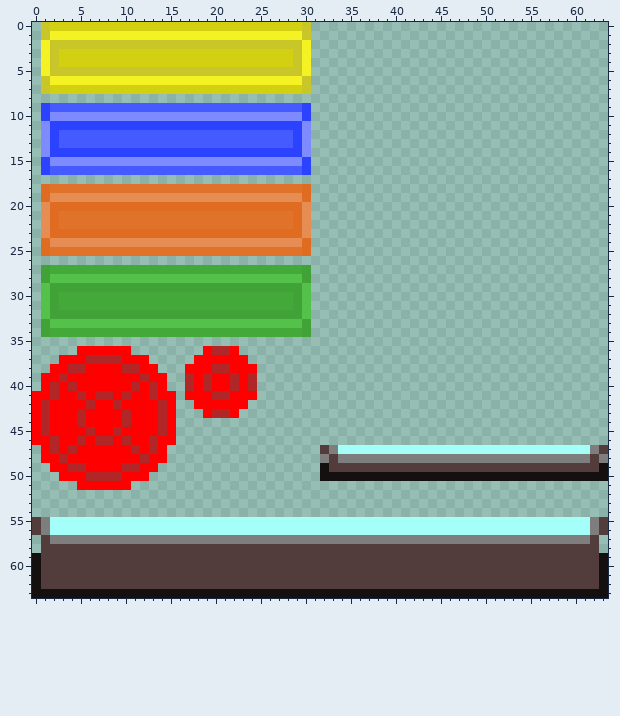
Two states of a pixel-art sprite, Breakout/images/breakouttextures.png. Above: the version before the commit.
The file is 64x64 pixels.
The result:
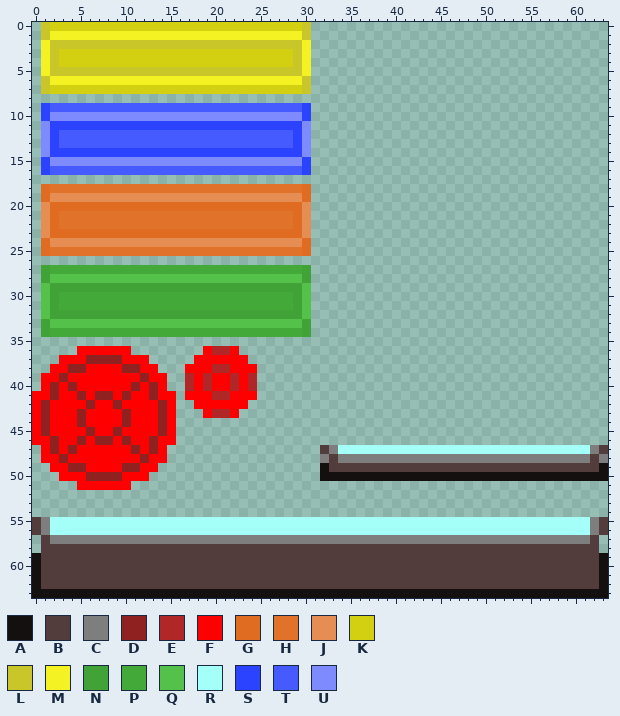
Palette (. is transparent): A #141010  B #523c3c  C #7e7e7e  D #8f2121  E #b12626  F #ff0000  G #df6c20  H #e1722a  J #e68d53  K #d2d010  L #c8c628  M #f4f222  N #40a237  P #43aa39  Q #54c14a  R #a4fff8  S #2b42ff  T #465bff  U #7d8bff
The exact change:
{"y":37,"x":6,"old":"EEEE","new":"DDDD"}
{"y":38,"x":4,"old":"EE","new":"DD"}
{"y":38,"x":10,"old":"EE","new":"DD"}
{"y":39,"x":3,"old":"E","new":"D"}
{"y":39,"x":12,"old":"E","new":"D"}
{"y":40,"x":2,"old":"E","new":"D"}
{"y":40,"x":4,"old":"E","new":"D"}
{"y":40,"x":11,"old":"E","new":"D"}
{"y":40,"x":13,"old":"E","new":"D"}
{"y":41,"x":2,"old":"E","new":"D"}
{"y":41,"x":5,"old":"E","new":"D"}
{"y":41,"x":7,"old":"EE","new":"DD"}
{"y":41,"x":10,"old":"E","new":"D"}
{"y":41,"x":13,"old":"E","new":"D"}
{"y":42,"x":1,"old":"E","new":"D"}
{"y":42,"x":6,"old":"E","new":"D"}
{"y":42,"x":9,"old":"E","new":"D"}
{"y":42,"x":14,"old":"E","new":"D"}
{"y":43,"x":1,"old":"E","new":"D"}
{"y":43,"x":5,"old":"E","new":"D"}
{"y":43,"x":10,"old":"E","new":"D"}
{"y":43,"x":14,"old":"E","new":"D"}
{"y":44,"x":1,"old":"E","new":"D"}
{"y":44,"x":5,"old":"E","new":"D"}
{"y":44,"x":10,"old":"E","new":"D"}
{"y":44,"x":14,"old":"E","new":"D"}
{"y":45,"x":1,"old":"E","new":"D"}
{"y":45,"x":6,"old":"E","new":"D"}
{"y":45,"x":9,"old":"E","new":"D"}
{"y":45,"x":14,"old":"E","new":"D"}
{"y":46,"x":2,"old":"E","new":"D"}
{"y":46,"x":5,"old":"E","new":"D"}
{"y":46,"x":7,"old":"EE","new":"DD"}
{"y":46,"x":10,"old":"E","new":"D"}
{"y":46,"x":13,"old":"E","new":"D"}
{"y":47,"x":2,"old":"E","new":"D"}
{"y":47,"x":4,"old":"E","new":"D"}
{"y":47,"x":11,"old":"E","new":"D"}
{"y":47,"x":13,"old":"E","new":"D"}
{"y":48,"x":3,"old":"E","new":"D"}
{"y":48,"x":12,"old":"E","new":"D"}
{"y":49,"x":4,"old":"EE","new":"DD"}
{"y":49,"x":10,"old":"EE","new":"DD"}
{"y":50,"x":6,"old":"EEEE","new":"DDDD"}
